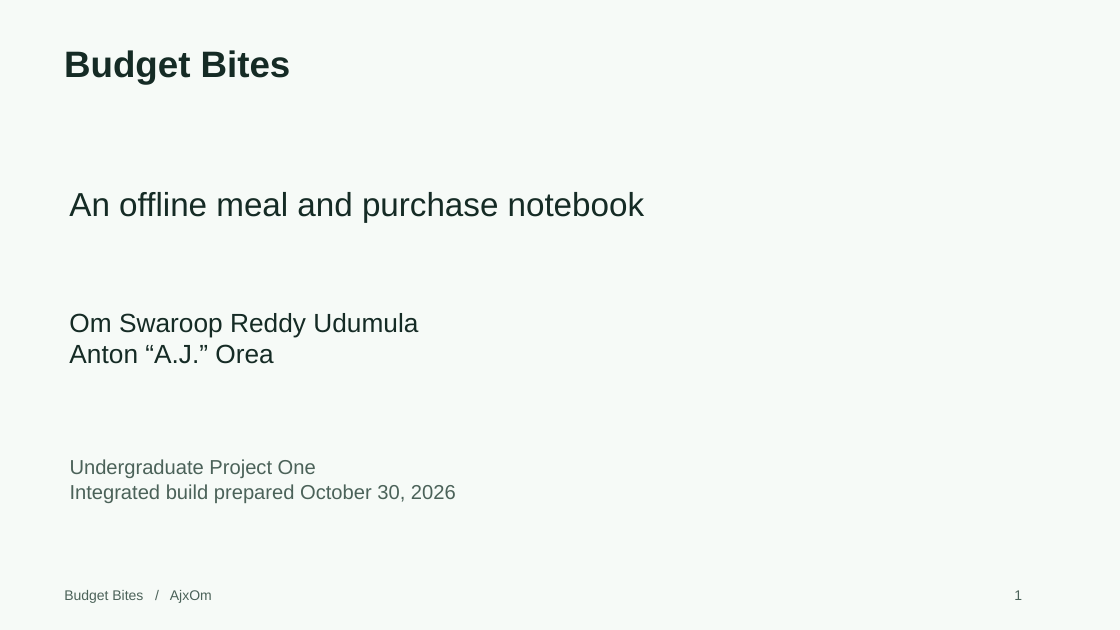
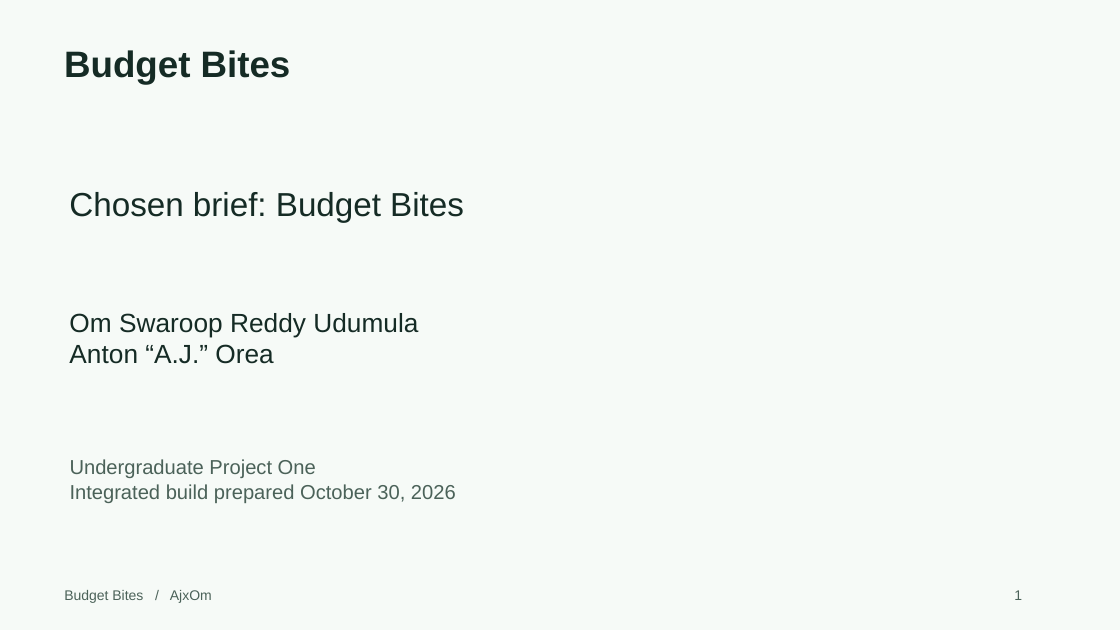
Before and after one commit to Omswaroopreddyudumula/ajxom-budget-bites, a slide deck: slide 1 of submission/Project1_Presentation.pptx. Drawn at 1120x630 pixels with LibreOffice and Linux fonts; fonts in the diff are those of the drawing. Boxes give left, top, right and bottom in pixels: in the first picture for what was removed or moved away, otherwise in the second. Text is boxed around its words. In the diff, an @@ line names an element or a change of style, - is before the commit and + after.

```diff
--- a/submission/Project1_Presentation.pptx
+++ b/submission/Project1_Presentation.pptx
@@ text at [69, 192, 464, 223]: text changed @@
-An offline meal and purchase notebook
+Chosen brief: Budget Bites
```
Also in this commit, not shown: 11 other slides changed, 6 slides added, 2 slides removed, 1 other file.
